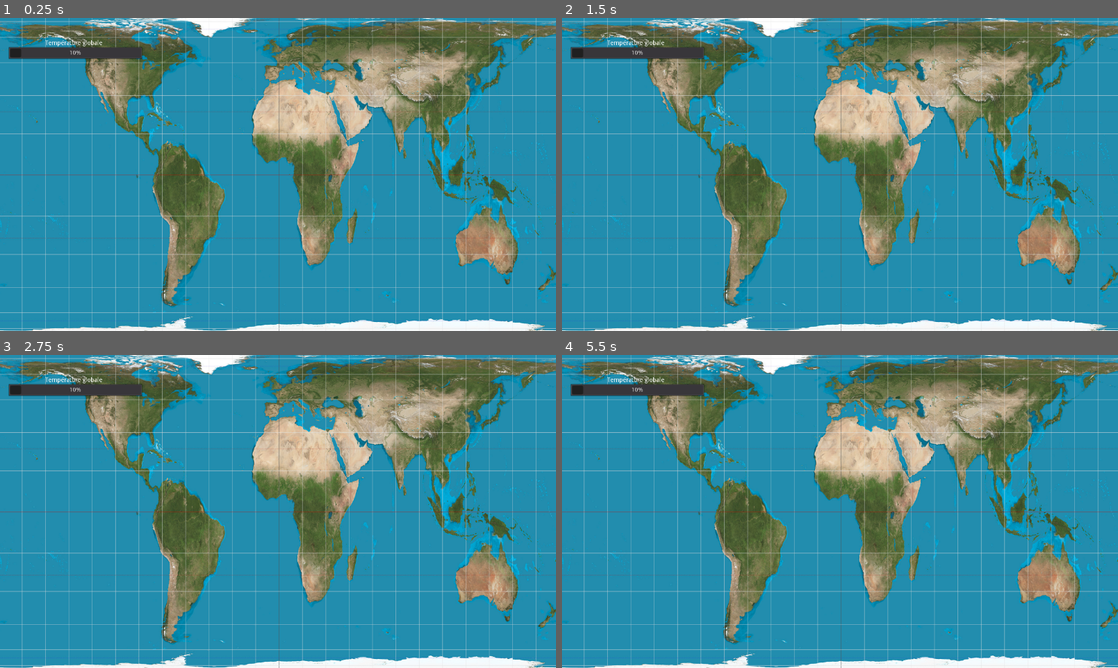
Above: before the commit, frames 1-4 (two rows, left to right).
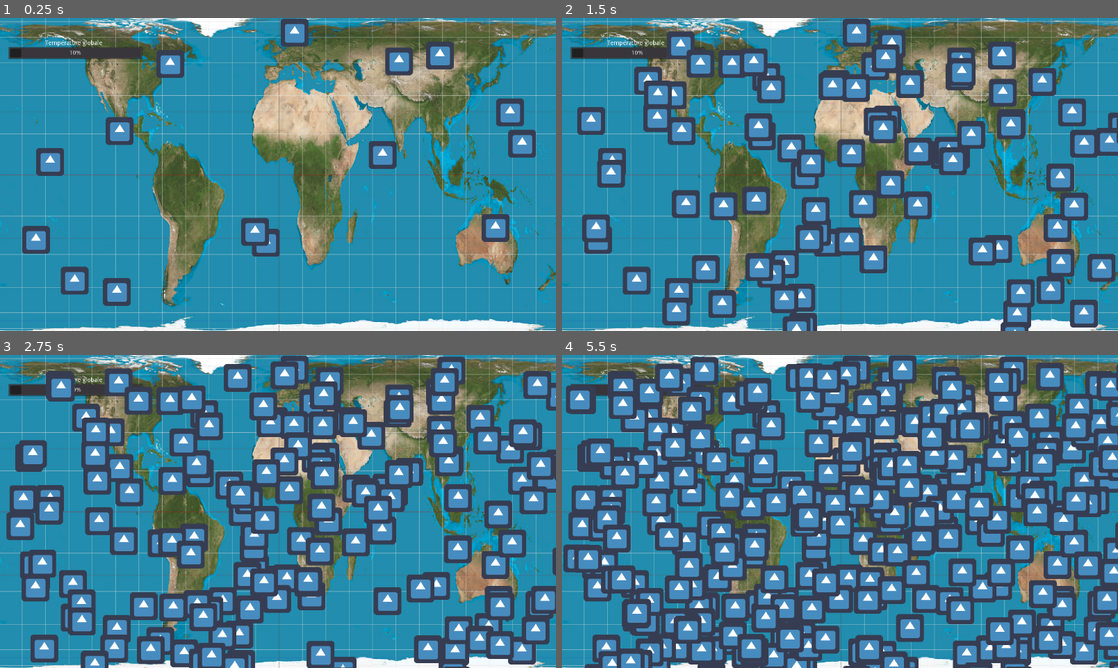
Above: after the commit, the same moments.

Repository: ClubInfoInsaT/jeu-sce-2023
Game: Godot game, scene res://MainScene.tscn
The game is run twice, just before and just after one commit, with the same random seed, the same clock (stepped at 60 frames per second) and the same inputs. The engine's default icon, where the game draws it, is replaced by a stand-in: a white triangle on a blue panel in a dark square.
Inputs (mouse positions are in pixels of both pictures, inside the frame that each line leads up to):
- Up to frame 1 (0.25 s): no input
- Up to frame 2 (1.5 s): click (962, 61) at 0.52 s; click (962, 61) at 1.27 s
- Up to frame 3 (2.75 s): click (400, 398) at 2.02 s
- Up to frame 4 (5.5 s): no input

The runs differ from the first frame. In frame 1, 6.5% of the frame differs, in the area x 4-97%, y 0-92%; in frame 2, 30%; in frame 3, 48%; in frame 4, 72%, in the area x 0-100%, y 0-100%.

Commit message:
challenges event

Diff:
--- a/godot-project/RandomChallenges.gd
+++ b/godot-project/RandomChallenges.gd
@@ -4,16 +4,18 @@
 # Declare member variables here. Examples:
 # var a = 2
 # var b = "text"
-var ChallengeScene
+const ChallengeButtonScene = "res://NewChallengeButton.tscn"
+var ChallengeButton
 var map
 # Called when the node enters the scene tree for the first time.
 func _ready():
 	map = find_node("Map")
-
+	ChallengeButton = preload(ChallengeButtonScene)
 
 # Called every frame. 'delta' is the elapsed time since the previous frame.
-#func _process(delta):
-	#randomize()
-	#var pos_x = rand_range(0, map.get("Sprite").texture.get_width())
-	#var pos_y = rand_range(0, map.get("Sprite").texture.get_heigth())
-	#print( map.get("Sprite"))
+func _process(delta):
+	randomize()
+	var newPos = Vector2(rand_range(0, map.texture.get_width()), rand_range(0, map.texture.get_height()) )
+	var challengeButton = ChallengeButton.instance()
+	challengeButton.set_position(newPos)
+	add_child(challengeButton)
